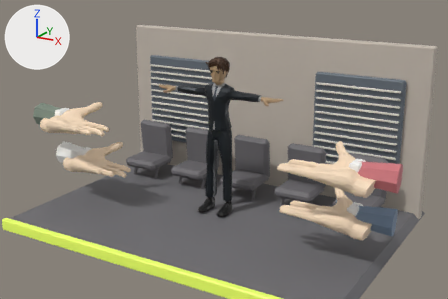
One commit to the Blender file art/interactable-memes/crossfire.blend: the scene before it, then after it.
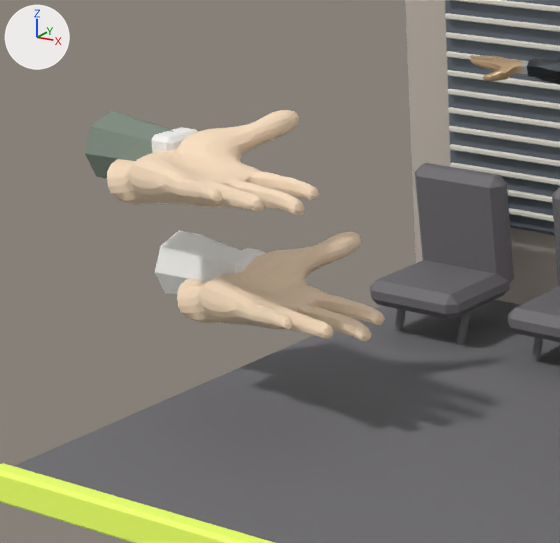
The first picture shows the older version from the file's camera 'PreviewCamera'. The close-ups show the older and then the newer version on the part from 1% to 42% of the width and 22% to 81% of the height of that picture. Only the edits that show in the close-ups are written down. The axes (+X, +Y, +Z) are drawn at upper left. The lights are the same throughout.

In view in the first close-up: 'BackWall', 'ChairBack_0', 'ChairSeat_0', 'ChairSeat_1', 'FingerGun_0_Sleeve', 'FingerGun_2_Sleeve', 'Stage_Platform', 'Stage_Trim', 'Suit_Body', 'Window_-1', 'l_handMeshNode', 'l_handMeshNode.001' and 18 more.
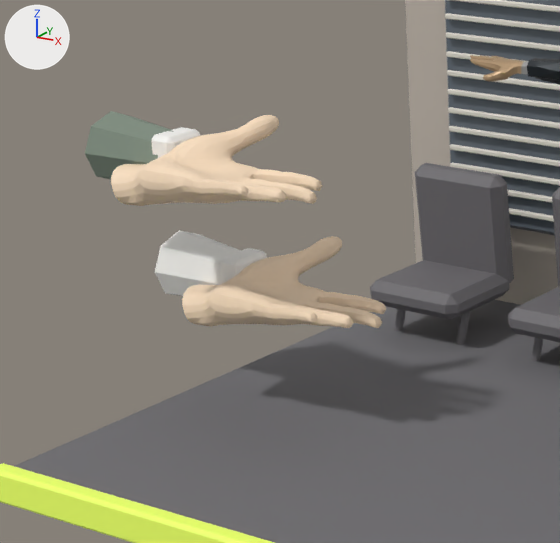
Location of each change, [x1, y1, x2, y2] in pixels of the close-ups (560 x 543 px):
'l_handMeshNode', moved, turned, rescaled: before [107, 110, 320, 215]; after [111, 115, 323, 206]
'l_handMeshNode.001', moved, turned, rescaled: before [177, 232, 385, 341]; after [182, 236, 386, 328]

The change, as a diff of the scene's bpy script:
```diff
--- a/art/interactable-memes/crossfire.blend.py
+++ b/art/interactable-memes/crossfire.blend.py
@@ ob_l_handmeshnode @@
 ob_l_handmeshnode = bpy.data.objects.new('l_handMeshNode', me_mesh)
-ob_l_handmeshnode.location = (-3.468, -1.283, 2.475)
-ob_l_handmeshnode.rotation_euler = (-0.06, -1.571, 0.0)  # degrees (-3.4, -90, 0)
-ob_l_handmeshnode.scale = (9.67, 9.67, 9.67)
+ob_l_handmeshnode.location = (-3.416, -1.33, 2.454)
+ob_l_handmeshnode.rotation_euler = (0.18, -1.571, 0.0)  # degrees (10, -90, 0)
+ob_l_handmeshnode.scale = (8.52, 8.52, 8.52)
@@ ob_l_handmeshnode_001 @@
 ob_l_handmeshnode_001 = bpy.data.objects.new('l_handMeshNode.001', me_mesh_002)
-ob_l_handmeshnode_001.location = (-3.268, -0.813, 1.355)
-ob_l_handmeshnode_001.rotation_euler = (-0.06, -1.571, 0.0)  # degrees (-3.4, -90, 0)
-ob_l_handmeshnode_001.scale = (9.67, 9.67, 9.67)
+ob_l_handmeshnode_001.location = (-3.216, -0.86, 1.334)
+ob_l_handmeshnode_001.rotation_euler = (0.18, -1.571, 0.0)  # degrees (10, -90, 0)
+ob_l_handmeshnode_001.scale = (8.52, 8.52, 8.52)
```
